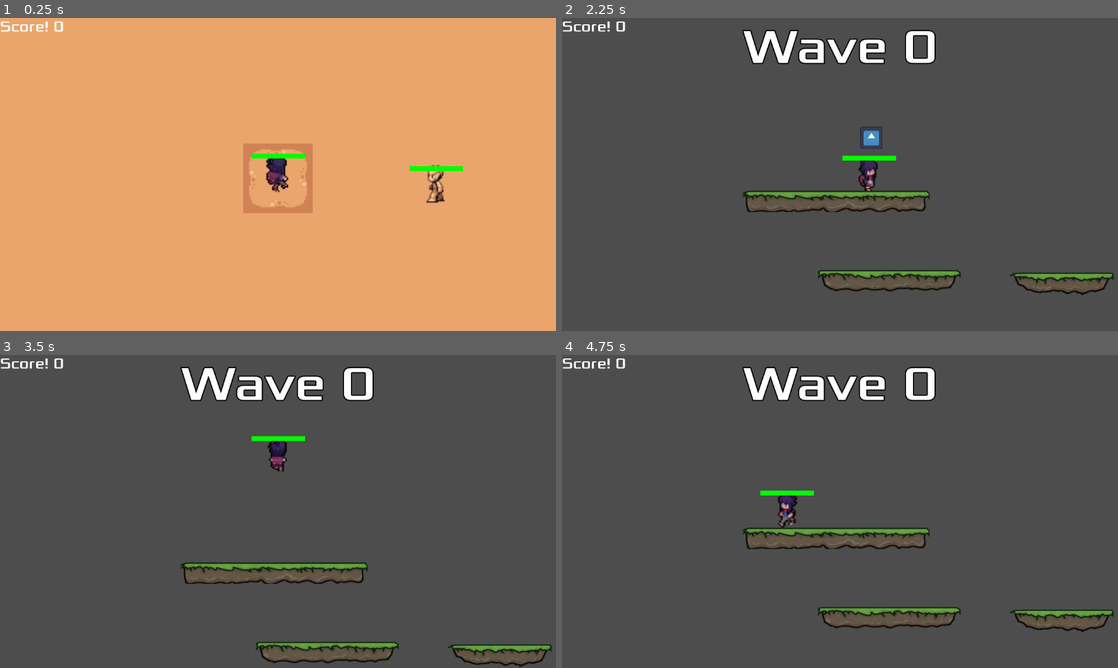
Above: before the commit, frames 1-4 (two rows, left to right).
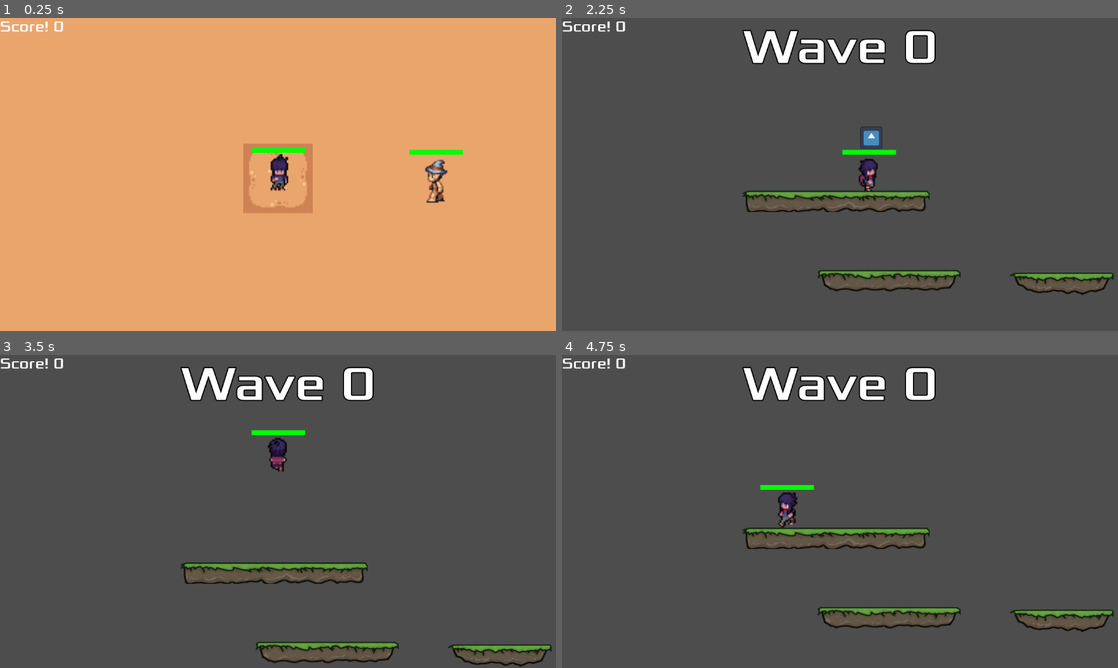
Above: after the commit, the same moments.

Repository: AlfredoAlfredo1313/ProjJogos
Game: Godot game, scene res://Main.tscn
The game is run twice, just before and just after one commit, with the same random seed, the same clock (stepped at 60 frames per second) and the same inputs. The engine's default icon, where the game draws it, is replaced by a stand-in: a white triangle on a blue panel in a dark square.
Inputs (mouse positions are in pixels of both pictures, inside the frame that each line leads up to):
- Up to frame 1 (0.25 s): no input
- Up to frame 2 (2.25 s): move the mouse to (962, 158) at 0.52 s; press the mouse at (962, 158) at 0.53 s; hold D (right) 0.53-1.28 s; move the mouse to (728, 190) at 1.27 s; release the mouse at (728, 190) at 1.28 s; hold S (down) 1.28-2.03 s; tap 2 (go_to_level_2) at 1.35 s; tap Enter at 2 s; move the mouse to (895, 105) at 2.02 s; press the mouse at (895, 105) at 2.03 s; hold D (right) from 2.03 s (still down)
- Up to frame 3 (3.5 s): move the mouse to (250, 574) at 2.77 s; release D (right) at 2.78 s; release the mouse at (250, 574) at 2.78 s; hold W (up) from 2.78 s (still down); tap 2 (go_to_level_2) at 2.85 s
- Up to frame 4 (4.75 s): move the mouse to (1006, 558) at 3.52 s; release W (up) at 3.53 s; press the mouse at (1006, 558) at 3.53 s; hold A (left) from 3.53 s (still down); move the mouse to (673, 464) at 4.27 s; release the mouse at (673, 464) at 4.28 s; tap 2 (go_to_level_2) at 4.35 s

The runs differ from the first frame. In frame 1, 1.0% of the frame differs, in the area x 45-84%, y 41-56%; in frame 2, 0.3%; in frame 3, 0.3%; in frame 4, 0.3%.

Commit message:
Novos Sprites

Diff:
--- a/Inimigos/EnemyShooter.gd
+++ b/Inimigos/EnemyShooter.gd
@@ -8,6 +8,7 @@
 var x:int = 0
 @onready var basic_gun = $BasicGun as IGun
 @onready var sprite = $AnimatedSprite2D
+@onready var chapeu = $ChapeuAnimate
 
 func _process(delta):
 	var direction = (target_point - global_position).normalized()
@@ -26,8 +27,11 @@
 		var dir_name = get_direction_name(direction)
 		if sprite.animation != dir_name:
 			sprite.play(dir_name)
+		if chapeu.animation != dir_name:
+			chapeu.play(dir_name)
 	else:
 		sprite.stop()
+		chapeu.stop()
 
 func get_random_point_near_player(player_position: Vector2, radius: float) -> Vector2:
 	var angle = randf() * TAU
--- a/Inimigos/EnemyShooter.tscn
+++ b/Inimigos/EnemyShooter.tscn
@@ -1,10 +1,11 @@
-[gd_scene load_steps=42 format=3 uid="uid://d1a1emmopr4a5"]
+[gd_scene load_steps=76 format=3 uid="uid://d1a1emmopr4a5"]
 
 [ext_resource type="Script" uid="uid://cbfdknisylbek" path="res://Common/Destructable.gd" id="1_3yf0x"]
 [ext_resource type="Script" uid="uid://cohaxtuojrepf" path="res://Inimigos/EnemyShooter.gd" id="2_y4bpy"]
 [ext_resource type="Texture2D" uid="uid://y6o2ptmn8esj" path="res://Sprites/EnemyWalk/char_a_p1_0bas_humn_v01.png" id="3_amkkg"]
 [ext_resource type="Script" uid="uid://iljegkamfg0y" path="res://Weapons/BasicGun.gd" id="4_1k2nk"]
 [ext_resource type="Shader" uid="uid://1wjb43dlttla" path="res://Common/HealthBar.gdshader" id="4_bxbd2"]
+[ext_resource type="Texture2D" uid="uid://d28802mmjr58j" path="res://Sprites/EnemyWalk/char_a_p1_5hat_pnty_v04.png" id="4_hh0yd"]
 [ext_resource type="PackedScene" uid="uid://ciu6qrhn3f35e" path="res://Weapons/Bullet.tscn" id="5_hh0yd"]
 
 [sub_resource type="RectangleShape2D" id="RectangleShape2D_7fl83"]
@@ -251,6 +252,253 @@
 }, {
 "duration": 1.0,
 "texture": SubResource("AtlasTexture_ecl2i")
+}],
+"loop": true,
+"name": &"up",
+"speed": 5.0
+}]
+
+[sub_resource type="AtlasTexture" id="AtlasTexture_bxbd2"]
+atlas = ExtResource("4_hh0yd")
+region = Rect2(0, 256, 64, 64)
+
+[sub_resource type="AtlasTexture" id="AtlasTexture_1k2nk"]
+atlas = ExtResource("4_hh0yd")
+region = Rect2(64, 256, 64, 64)
+
+[sub_resource type="AtlasTexture" id="AtlasTexture_hh0yd"]
+atlas = ExtResource("4_hh0yd")
+region = Rect2(128, 256, 64, 64)
+
+[sub_resource type="AtlasTexture" id="AtlasTexture_n5h5q"]
+atlas = ExtResource("4_hh0yd")
+region = Rect2(192, 256, 64, 64)
+
+[sub_resource type="AtlasTexture" id="AtlasTexture_1e63o"]
+atlas = ExtResource("4_hh0yd")
+region = Rect2(256, 256, 64, 64)
+
+[sub_resource type="AtlasTexture" id="AtlasTexture_3os1s"]
+atlas = ExtResource("4_hh0yd")
+region = Rect2(320, 256, 64, 64)
+
+[sub_resource type="AtlasTexture" id="AtlasTexture_pgy0h"]
+atlas = ExtResource("4_hh0yd")
+region = Rect2(384, 256, 64, 64)
+
+[sub_resource type="AtlasTexture" id="AtlasTexture_6cc5h"]
+atlas = ExtResource("4_hh0yd")
+region = Rect2(448, 256, 64, 64)
+
+[sub_resource type="AtlasTexture" id="AtlasTexture_d6dr1"]
+atlas = ExtResource("4_hh0yd")
+region = Rect2(0, 448, 64, 64)
+
+[sub_resource type="AtlasTexture" id="AtlasTexture_3pc1r"]
+atlas = ExtResource("4_hh0yd")
+region = Rect2(64, 448, 64, 64)
+
+[sub_resource type="AtlasTexture" id="AtlasTexture_0nq6k"]
+atlas = ExtResource("4_hh0yd")
+region = Rect2(128, 448, 64, 64)
+
+[sub_resource type="AtlasTexture" id="AtlasTexture_p0gny"]
+atlas = ExtResource("4_hh0yd")
+region = Rect2(192, 448, 64, 64)
+
+[sub_resource type="AtlasTexture" id="AtlasTexture_ytrpv"]
+atlas = ExtResource("4_hh0yd")
+region = Rect2(256, 448, 64, 64)
+
+[sub_resource type="AtlasTexture" id="AtlasTexture_5a2cg"]
+atlas = ExtResource("4_hh0yd")
+region = Rect2(320, 448, 64, 64)
+
+[sub_resource type="AtlasTexture" id="AtlasTexture_00flx"]
+atlas = ExtResource("4_hh0yd")
+region = Rect2(384, 448, 64, 64)
+
+[sub_resource type="AtlasTexture" id="AtlasTexture_j5vqm"]
+atlas = ExtResource("4_hh0yd")
+region = Rect2(448, 448, 64, 64)
+
+[sub_resource type="AtlasTexture" id="AtlasTexture_qc35l"]
+atlas = ExtResource("4_hh0yd")
+region = Rect2(0, 384, 64, 64)
+
+[sub_resource type="AtlasTexture" id="AtlasTexture_in317"]
+atlas = ExtResource("4_hh0yd")
+region = Rect2(64, 384, 64, 64)
+
+[sub_resource type="AtlasTexture" id="AtlasTexture_gq12h"]
+atlas = ExtResource("4_hh0yd")
+region = Rect2(128, 384, 64, 64)
+
+[sub_resource type="AtlasTexture" id="AtlasTexture_raf42"]
+atlas = ExtResource("4_hh0yd")
+region = Rect2(192, 384, 64, 64)
+
+[sub_resource type="AtlasTexture" id="AtlasTexture_ulejr"]
+atlas = ExtResource("4_hh0yd")
+region = Rect2(256, 384, 64, 64)
+
+[sub_resource type="AtlasTexture" id="AtlasTexture_ersxi"]
+atlas = ExtResource("4_hh0yd")
+region = Rect2(320, 384, 64, 64)
+
+[sub_resource type="AtlasTexture" id="AtlasTexture_4fqga"]
+atlas = ExtResource("4_hh0yd")
+region = Rect2(384, 384, 64, 64)
+
+[sub_resource type="AtlasTexture" id="AtlasTexture_2tjni"]
+atlas = ExtResource("4_hh0yd")
+region = Rect2(448, 384, 64, 64)
+
+[sub_resource type="AtlasTexture" id="AtlasTexture_14jtw"]
+atlas = ExtResource("4_hh0yd")
+region = Rect2(0, 320, 64, 64)
+
+[sub_resource type="AtlasTexture" id="AtlasTexture_fcc7i"]
+atlas = ExtResource("4_hh0yd")
+region = Rect2(64, 320, 64, 64)
+
+[sub_resource type="AtlasTexture" id="AtlasTexture_kj0et"]
+atlas = ExtResource("4_hh0yd")
+region = Rect2(128, 320, 64, 64)
+
+[sub_resource type="AtlasTexture" id="AtlasTexture_8ae3t"]
+atlas = ExtResource("4_hh0yd")
+region = Rect2(192, 320, 64, 64)
+
+[sub_resource type="AtlasTexture" id="AtlasTexture_y6eht"]
+atlas = ExtResource("4_hh0yd")
+region = Rect2(256, 320, 64, 64)
+
+[sub_resource type="AtlasTexture" id="AtlasTexture_04vxa"]
+atlas = ExtResource("4_hh0yd")
+region = Rect2(320, 320, 64, 64)
+
+[sub_resource type="AtlasTexture" id="AtlasTexture_63ynt"]
+atlas = ExtResource("4_hh0yd")
+region = Rect2(384, 320, 64, 64)
+
+[sub_resource type="AtlasTexture" id="AtlasTexture_er77k"]
+atlas = ExtResource("4_hh0yd")
+region = Rect2(448, 320, 64, 64)
+
+[sub_resource type="SpriteFrames" id="SpriteFrames_n5h5q"]
+animations = [{
+"frames": [{
+"duration": 1.0,
+"texture": SubResource("AtlasTexture_bxbd2")
+}, {
+"duration": 1.0,
+"texture": SubResource("AtlasTexture_1k2nk")
+}, {
+"duration": 1.0,
+"texture": SubResource("AtlasTexture_hh0yd")
+}, {
+"duration": 1.0,
+"texture": SubResource("AtlasTexture_n5h5q")
+}, {
+"duration": 1.0,
+"texture": SubResource("AtlasTexture_1e63o")
+}, {
+"duration": 1.0,
+"texture": SubResource("AtlasTexture_3os1s")
+}, {
+"duration": 1.0,
+"texture": SubResource("AtlasTexture_pgy0h")
+}, {
+"duration": 1.0,
+"texture": SubResource("AtlasTexture_6cc5h")
+}],
+"loop": true,
+"name": &"down",
+"speed": 5.0
+}, {
+"frames": [{
+"duration": 1.0,
+"texture": SubResource("AtlasTexture_d6dr1")
+}, {
+"duration": 1.0,
+"texture": SubResource("AtlasTexture_3pc1r")
+}, {
+"duration": 1.0,
+"texture": SubResource("AtlasTexture_0nq6k")
+}, {
+"duration": 1.0,
+"texture": SubResource("AtlasTexture_p0gny")
+}, {
+"duration": 1.0,
+"texture": SubResource("AtlasTexture_ytrpv")
+}, {
+"duration": 1.0,
+"texture": SubResource("AtlasTexture_5a2cg")
+}, {
+"duration": 1.0,
+"texture": SubResource("AtlasTexture_00flx")
+}, {
+"duration": 1.0,
+"texture": SubResource("AtlasTexture_j5vqm")
+}],
+"loop": true,
+"name": &"left",
+"speed": 5.0
+}, {
+"frames": [{
+"duration": 1.0,
+"texture": SubResource("AtlasTexture_qc35l")
+}, {
+"duration": 1.0,
+"texture": SubResource("AtlasTexture_in317")
+}, {
+"duration": 1.0,
+"texture": SubResource("AtlasTexture_gq12h")
+}, {
+"duration": 1.0,
+"texture": SubResource("AtlasTexture_raf42")
+}, {
+"duration": 1.0,
+"texture": SubResource("AtlasTexture_ulejr")
+}, {
+"duration": 1.0,
+"texture": SubResource("AtlasTexture_ersxi")
+}, {
+"duration": 1.0,
+"texture": SubResource("AtlasTexture_4fqga")
+}, {
+"duration": 1.0,
+"texture": SubResource("AtlasTexture_2tjni")
+}],
+"loop": true,
+"name": &"right",
+"speed": 5.0
+}, {
+"frames": [{
+"duration": 1.0,
+"texture": SubResource("AtlasTexture_14jtw")
+}, {
+"duration": 1.0,
+"texture": SubResource("AtlasTexture_fcc7i")
+}, {
+"duration": 1.0,
+"texture": SubResource("AtlasTexture_kj0et")
+}, {
+"duration": 1.0,
+"texture": SubResource("AtlasTexture_8ae3t")
+}, {
+"duration": 1.0,
+"texture": SubResource("AtlasTexture_y6eht")
+}, {
+"duration": 1.0,
+"texture": SubResource("AtlasTexture_04vxa")
+}, {
+"duration": 1.0,
+"texture": SubResource("AtlasTexture_63ynt")
+}, {
+"duration": 1.0,
+"texture": SubResource("AtlasTexture_er77k")
 }],
 "loop": true,
 "name": &"up",
@@ -281,6 +529,12 @@
 sprite_frames = SubResource("SpriteFrames_46lft")
 animation = &"left"
 
+[node name="ChapeuAnimate" type="AnimatedSprite2D" parent="CollisionShape2D"]
+position = Vector2(2, -0.5)
+scale = Vector2(2.67, 2.67)
+sprite_frames = SubResource("SpriteFrames_n5h5q")
+animation = &"left"
+
 [node name="BasicGun" type="Node2D" parent="CollisionShape2D"]
 script = ExtResource("4_1k2nk")
 bullet = ExtResource("5_hh0yd")
@@ -289,9 +543,9 @@
 [node name="ColorRect" type="ColorRect" parent="."]
 material = SubResource("ShaderMaterial_2p5hl")
 offset_left = -55.0
-offset_top = -43.0
+offset_top = -77.0
 offset_right = 56.0
-offset_bottom = -33.0
+offset_bottom = -67.0
 color = Color(0, 0, 0, 1)
 
 [node name="Timer" type="Timer" parent="."]
--- a/Player/AnimPlayer.gd
+++ b/Player/AnimPlayer.gd
@@ -28,32 +28,37 @@
 			apply_knockback(pos)
 	)
 
+var last_dir_name := "down"  # Direção inicial padrão
 func animate_side():
 	var dir = velocity.normalized()
 
+	# Jogador parado
 	if dir == Vector2.ZERO:
-		sprite.stop()
+		sprite.play("idle_" + last_dir_name)
 		return
 
+	# Jogador se movendo
 	if dir.y < -0.5:
 		if dir.x < -0.5:
-			sprite.play("left_up")
+			last_dir_name = "left_up"
 		elif dir.x > 0.5:
-			sprite.play("right_up")
+			last_dir_name = "right_up"
 		else:
-			sprite.play("up")
+			last_dir_name = "up"
 	elif dir.y > 0.5:
 		if dir.x < -0.5:
-			sprite.play("left_down")
+			last_dir_name = "left_down"
 		elif dir.x > 0.5:
-			sprite.play("right_down")
+			last_dir_name = "right_down"
 		else:
-			sprite.play("down")
+			last_dir_name = "down"
 	else:
 		if dir.x < 0:
-			sprite.play("left_down")
+			last_dir_name = "left_down"
 		else:
-			sprite.play("right_down")
+			last_dir_name = "right_down"
+
+	sprite.play(last_dir_name)
 
 func get_side_input():
 	velocity.x = 0
--- a/Player/AnimPlayer.tscn
+++ b/Player/AnimPlayer.tscn
@@ -6,14 +6,20 @@
 [ext_resource type="AudioStream" uid="uid://d12aaump7v4xs" path="res://SFX/jump1.ogg" id="3_2n4i2"]
 [ext_resource type="Texture2D" uid="uid://p8sbuorjaef6" path="res://Sprites/PlayerWalk/walk_left_down.png" id="3_4mpka"]
 [ext_resource type="Texture2D" uid="uid://bu54ferqhqr7o" path="res://Sprites/PlayerWalk/walk_up.png" id="3_p75ea"]
+[ext_resource type="Texture2D" uid="uid://dqkl12la5pr5b" path="res://Sprites/PlayerWalk/idle_down.png" id="3_xygvm"]
 [ext_resource type="Script" uid="uid://iljegkamfg0y" path="res://Weapons/BasicGun.gd" id="4_3q168"]
 [ext_resource type="Texture2D" uid="uid://c3m0g3v8uek3d" path="res://Sprites/PlayerWalk/walk_right_down.png" id="4_13v4u"]
 [ext_resource type="Texture2D" uid="uid://bxw21smo6g068" path="res://Sprites/PlayerWalk/walk_left_up.png" id="4_gsndo"]
+[ext_resource type="Texture2D" uid="uid://dl4maanvqyilg" path="res://Sprites/PlayerWalk/idle_left_down.png" id="4_jh8iy"]
 [ext_resource type="PackedScene" uid="uid://ciu6qrhn3f35e" path="res://Weapons/Bullet.tscn" id="5_n20f4"]
+[ext_resource type="Texture2D" uid="uid://bh7rpghls8y8q" path="res://Sprites/PlayerWalk/idle_left_up.png" id="5_vadok"]
 [ext_resource type="Texture2D" uid="uid://cewc6grdqh1je" path="res://Sprites/PlayerWalk/walk_right_up.png" id="6_6gat8"]
 [ext_resource type="Script" uid="uid://c37wddtn7w0e0" path="res://Weapons/Lock_on_gun.gd" id="6_n20f4"]
+[ext_resource type="Texture2D" uid="uid://bemwhgy8ickdu" path="res://Sprites/PlayerWalk/idle_right_down.png" id="6_y1w5g"]
 [ext_resource type="Shader" uid="uid://1wjb43dlttla" path="res://Common/HealthBar.gdshader" id="7_v1a1l"]
+[ext_resource type="Texture2D" uid="uid://cfxveaih0e24j" path="res://Sprites/PlayerWalk/idle_right_up.png" id="7_w0qta"]
 [ext_resource type="Script" uid="uid://cbfdknisylbek" path="res://Common/Destructable.gd" id="8_0qryd"]
+[ext_resource type="Texture2D" uid="uid://dyeyfeywqbtvo" path="res://Sprites/PlayerWalk/idle_up.png" id="8_2k3gs"]
 
 [sub_resource type="AtlasTexture" id="AtlasTexture_gsndo"]
 atlas = ExtResource("2_ujrku")
@@ -47,6 +53,198 @@
 atlas = ExtResource("2_ujrku")
 region = Rect2(336, 0, 48, 64)
 
+[sub_resource type="AtlasTexture" id="AtlasTexture_yfh5n"]
+atlas = ExtResource("3_xygvm")
+region = Rect2(0, 0, 48, 64)
+
+[sub_resource type="AtlasTexture" id="AtlasTexture_v1hn6"]
+atlas = ExtResource("3_xygvm")
+region = Rect2(48, 0, 48, 64)
+
+[sub_resource type="AtlasTexture" id="AtlasTexture_dh3mg"]
+atlas = ExtResource("3_xygvm")
+region = Rect2(96, 0, 48, 64)
+
+[sub_resource type="AtlasTexture" id="AtlasTexture_nsele"]
+atlas = ExtResource("3_xygvm")
+region = Rect2(144, 0, 48, 64)
+
+[sub_resource type="AtlasTexture" id="AtlasTexture_cp74p"]
+atlas = ExtResource("3_xygvm")
+region = Rect2(192, 0, 48, 64)
+
+[sub_resource type="AtlasTexture" id="AtlasTexture_ow1p2"]
+atlas = ExtResource("3_xygvm")
+region = Rect2(240, 0, 48, 64)
+
+[sub_resource type="AtlasTexture" id="AtlasTexture_dukrn"]
+atlas = ExtResource("3_xygvm")
+region = Rect2(288, 0, 48, 64)
+
+[sub_resource type="AtlasTexture" id="AtlasTexture_7sxeb"]
+atlas = ExtResource("3_xygvm")
+region = Rect2(336, 0, 48, 64)
+
+[sub_resource type="AtlasTexture" id="AtlasTexture_q3ogy"]
+atlas = ExtResource("4_jh8iy")
+region = Rect2(0, 0, 48, 64)
+
+[sub_resource type="AtlasTexture" id="AtlasTexture_xktln"]
+atlas = ExtResource("4_jh8iy")
+region = Rect2(48, 0, 48, 64)
+
+[sub_resource type="AtlasTexture" id="AtlasTexture_d10ne"]
+atlas = ExtResource("4_jh8iy")
+region = Rect2(96, 0, 48, 64)
+
+[sub_resource type="AtlasTexture" id="AtlasTexture_kwhr3"]
+atlas = ExtResource("4_jh8iy")
+region = Rect2(144, 0, 48, 64)
+
+[sub_resource type="AtlasTexture" id="AtlasTexture_6hf23"]
+atlas = ExtResource("4_jh8iy")
+region = Rect2(192, 0, 48, 64)
+
+[sub_resource type="AtlasTexture" id="AtlasTexture_ewjxs"]
+atlas = ExtResource("4_jh8iy")
+region = Rect2(240, 0, 48, 64)
+
+[sub_resource type="AtlasTexture" id="AtlasTexture_buv6d"]
+atlas = ExtResource("4_jh8iy")
+region = Rect2(288, 0, 48, 64)
+
+[sub_resource type="AtlasTexture" id="AtlasTexture_73gqq"]
+atlas = ExtResource("4_jh8iy")
+region = Rect2(336, 0, 48, 64)
+
+[sub_resource type="AtlasTexture" id="AtlasTexture_e50sh"]
+atlas = ExtResource("5_vadok")
+region = Rect2(0, 0, 48, 64)
+
+[sub_resource type="AtlasTexture" id="AtlasTexture_0ecqp"]
+atlas = ExtResource("5_vadok")
+region = Rect2(48, 0, 48, 64)
+
+[sub_resource type="AtlasTexture" id="AtlasTexture_c5j34"]
+atlas = ExtResource("5_vadok")
+region = Rect2(96, 0, 48, 64)
+
+[sub_resource type="AtlasTexture" id="AtlasTexture_whjb7"]
+atlas = ExtResource("5_vadok")
+region = Rect2(144, 0, 48, 64)
+
+[sub_resource type="AtlasTexture" id="AtlasTexture_yg5sd"]
+atlas = ExtResource("5_vadok")
+region = Rect2(192, 0, 48, 64)
+
+[sub_resource type="AtlasTexture" id="AtlasTexture_2i8hp"]
+atlas = ExtResource("5_vadok")
+region = Rect2(240, 0, 48, 64)
+
+[sub_resource type="AtlasTexture" id="AtlasTexture_4nbkj"]
+atlas = ExtResource("5_vadok")
+region = Rect2(288, 0, 48, 64)
+
+[sub_resource type="AtlasTexture" id="AtlasTexture_dv521"]
+atlas = ExtResource("5_vadok")
+region = Rect2(336, 0, 48, 64)
+
+[sub_resource type="AtlasTexture" id="AtlasTexture_6822s"]
+atlas = ExtResource("6_y1w5g")
+region = Rect2(0, 0, 48, 64)
+
+[sub_resource type="AtlasTexture" id="AtlasTexture_dtxtf"]
+atlas = ExtResource("6_y1w5g")
+region = Rect2(48, 0, 48, 64)
+
+[sub_resource type="AtlasTexture" id="AtlasTexture_y6rch"]
+atlas = ExtResource("6_y1w5g")
+region = Rect2(96, 0, 48, 64)
+
+[sub_resource type="AtlasTexture" id="AtlasTexture_sjxvs"]
+atlas = ExtResource("6_y1w5g")
+region = Rect2(144, 0, 48, 64)
+
+[sub_resource type="AtlasTexture" id="AtlasTexture_f32dn"]
+atlas = ExtResource("6_y1w5g")
+region = Rect2(192, 0, 48, 64)
+
+[sub_resource type="AtlasTexture" id="AtlasTexture_wu7kr"]
+atlas = ExtResource("6_y1w5g")
+region = Rect2(240, 0, 48, 64)
+
+[sub_resource type="AtlasTexture" id="AtlasTexture_qbean"]
+atlas = ExtResource("6_y1w5g")
+region = Rect2(288, 0, 48, 64)
+
+[sub_resource type="AtlasTexture" id="AtlasTexture_nnmuj"]
+atlas = ExtResource("6_y1w5g")
+region = Rect2(336, 0, 48, 64)
+
+[sub_resource type="AtlasTexture" id="AtlasTexture_v204n"]
+atlas = ExtResource("7_w0qta")
+region = Rect2(0, 0, 48, 64)
+
+[sub_resource type="AtlasTexture" id="AtlasTexture_ph6q1"]
+atlas = ExtResource("7_w0qta")
+region = Rect2(48, 0, 48, 64)
+
+[sub_resource type="AtlasTexture" id="AtlasTexture_bmiwd"]
+atlas = ExtResource("7_w0qta")
+region = Rect2(96, 0, 48, 64)
+
+[sub_resource type="AtlasTexture" id="AtlasTexture_ja2j7"]
+atlas = ExtResource("7_w0qta")
+region = Rect2(144, 0, 48, 64)
+
+[sub_resource type="AtlasTexture" id="AtlasTexture_p1qg1"]
+atlas = ExtResource("7_w0qta")
+region = Rect2(192, 0, 48, 64)
+
+[sub_resource type="AtlasTexture" id="AtlasTexture_85iv5"]
+atlas = ExtResource("7_w0qta")
+region = Rect2(240, 0, 48, 64)
+
+[sub_resource type="AtlasTexture" id="AtlasTexture_wswc0"]
+atlas = ExtResource("7_w0qta")
+region = Rect2(288, 0, 48, 64)
+
+[sub_resource type="AtlasTexture" id="AtlasTexture_idyo6"]
+atlas = ExtResource("7_w0qta")
+region = Rect2(336, 0, 48, 64)
+
+[sub_resource type="AtlasTexture" id="AtlasTexture_j6roe"]
+atlas = ExtResource("8_2k3gs")
+region = Rect2(0, 0, 48, 64)
+
+[sub_resource type="AtlasTexture" id="AtlasTexture_7j0gi"]
+atlas = ExtResource("8_2k3gs")
+region = Rect2(48, 0, 48, 64)
+
+[sub_resource type="AtlasTexture" id="AtlasTexture_3rqbc"]
+atlas = ExtResource("8_2k3gs")
+region = Rect2(96, 0, 48, 64)
+
+[sub_resource type="AtlasTexture" id="AtlasTexture_ficn6"]
+atlas = ExtResource("8_2k3gs")
+region = Rect2(144, 0, 48, 64)
+
+[sub_resource type="AtlasTexture" id="AtlasTexture_yayav"]
+atlas = ExtResource("8_2k3gs")
+region = Rect2(192, 0, 48, 64)
+
+[sub_resource type="AtlasTexture" id="AtlasTexture_cacse"]
+atlas = ExtResource("8_2k3gs")
+region = Rect2(240, 0, 48, 64)
+
+[sub_resource type="AtlasTexture" id="AtlasTexture_vexb3"]
+atlas = ExtResource("8_2k3gs")
+region = Rect2(288, 0, 48, 64)
+
+[sub_resource type="AtlasTexture" id="AtlasTexture_80l0c"]
+atlas = ExtResource("8_2k3gs")
+region = Rect2(336, 0, 48, 64)
+
 [sub_resource type="AtlasTexture" id="AtlasTexture_y1w5g"]
 atlas = ExtResource("3_4mpka")
 region = Rect2(0, 0, 48, 64)
@@ -236,6 +434,180 @@
 }],
 "loop": true,
 "name": &"down",
+"speed": 5.0
+}, {
+"frames": [{
+"duration": 0.4,
+"texture": SubResource("AtlasTexture_yfh5n")
+}, {
+"duration": 1.0,
+"texture": SubResource("AtlasTexture_v1hn6")
+}, {
+"duration": 1.0,
+"texture": SubResource("AtlasTexture_dh3mg")
+}, {
+"duration": 1.0,
+"texture": SubResource("AtlasTexture_nsele")
+}, {
+"duration": 1.0,
+"texture": SubResource("AtlasTexture_cp74p")
+}, {
+"duration": 1.0,
+"texture": SubResource("AtlasTexture_ow1p2")
+}, {
+"duration": 1.0,
+"texture": SubResource("AtlasTexture_dukrn")
+}, {
+"duration": 1.0,
+"texture": SubResource("AtlasTexture_7sxeb")
+}],
+"loop": true,
+"name": &"idle_down",
+"speed": 5.0
+}, {
+"frames": [{
+"duration": 0.4,
+"texture": SubResource("AtlasTexture_q3ogy")
+}, {
+"duration": 1.0,
+"texture": SubResource("AtlasTexture_xktln")
+}, {
+"duration": 1.0,
+"texture": SubResource("AtlasTexture_d10ne")
+}, {
+"duration": 1.0,
+"texture": SubResource("AtlasTexture_kwhr3")
+}, {
+"duration": 1.0,
+"texture": SubResource("AtlasTexture_6hf23")
+}, {
+"duration": 1.0,
+"texture": SubResource("AtlasTexture_ewjxs")
+}, {
+"duration": 1.0,
+"texture": SubResource("AtlasTexture_buv6d")
+}, {
+"duration": 1.0,
+"texture": SubResource("AtlasTexture_73gqq")
+}],
+"loop": true,
+"name": &"idle_left_down",
+"speed": 5.0
+}, {
+"frames": [{
+"duration": 0.4,
+"texture": SubResource("AtlasTexture_e50sh")
+}, {
+"duration": 1.0,
+"texture": SubResource("AtlasTexture_0ecqp")
+}, {
+"duration": 1.0,
+"texture": SubResource("AtlasTexture_c5j34")
+}, {
+"duration": 1.0,
+"texture": SubResource("AtlasTexture_whjb7")
+}, {
+"duration": 1.0,
+"texture": SubResource("AtlasTexture_yg5sd")
+}, {
+"duration": 1.0,
+"texture": SubResource("AtlasTexture_2i8hp")
+}, {
+"duration": 1.0,
+"texture": SubResource("AtlasTexture_4nbkj")
+}, {
+"duration": 1.0,
+"texture": SubResource("AtlasTexture_dv521")
+}],
+"loop": true,
+"name": &"idle_left_up",
+"speed": 5.0
+}, {
+"frames": [{
+"duration": 0.4,
+"texture": SubResource("AtlasTexture_6822s")
+}, {
+"duration": 1.0,
+"texture": SubResource("AtlasTexture_dtxtf")
+}, {
+"duration": 1.0,
+"texture": SubResource("AtlasTexture_y6rch")
+}, {
+"duration": 1.0,
+"texture": SubResource("AtlasTexture_sjxvs")
+}, {
+"duration": 1.0,
+"texture": SubResource("AtlasTexture_f32dn")
+}, {
+"duration": 1.0,
+"texture": SubResource("AtlasTexture_wu7kr")
+}, {
+"duration": 1.0,
+"texture": SubResource("AtlasTexture_qbean")
+}, {
+"duration": 1.0,
+"texture": SubResource("AtlasTexture_nnmuj")
+}],
+"loop": true,
+"name": &"idle_right_down",
+"speed": 5.0
+}, {
+"frames": [{
+"duration": 1.0,
+"texture": SubResource("AtlasTexture_v204n")
+}, {
+"duration": 1.0,
+"texture": SubResource("AtlasTexture_ph6q1")
+}, {
+"duration": 1.0,
+"texture": SubResource("AtlasTexture_bmiwd")
+}, {
+"duration": 1.0,
+"texture": SubResource("AtlasTexture_ja2j7")
+}, {
+"duration": 1.0,
+"texture": SubResource("AtlasTexture_p1qg1")
+}, {
+"duration": 1.0,
+"texture": SubResource("AtlasTexture_85iv5")
+}, {
+"duration": 1.0,
+"texture": SubResource("AtlasTexture_wswc0")
+}, {
+"duration": 1.0,
+"texture": SubResource("AtlasTexture_idyo6")
+}],
+"loop": true,
+"name": &"idle_right_up",
+"speed": 5.0
+}, {
+"frames": [{
+"duration": 1.0,
+"texture": SubResource("AtlasTexture_j6roe")
+}, {
+"duration": 1.0,
+"texture": SubResource("AtlasTexture_7j0gi")
+}, {
+"duration": 1.0,
+"texture": SubResource("AtlasTexture_3rqbc")
+}, {
+"duration": 1.0,
+"texture": SubResource("AtlasTexture_ficn6")
+}, {
+"duration": 1.0,
+"texture": SubResource("AtlasTexture_yayav")
+}, {
+"duration": 1.0,
+"texture": SubResource("AtlasTexture_cacse")
+}, {
+"duration": 1.0,
+"texture": SubResource("AtlasTexture_vexb3")
+}, {
+"duration": 1.0,
+"texture": SubResource("AtlasTexture_80l0c")
+}],
+"loop": true,
+"name": &"idle_up",
 "speed": 5.0
 }, {
 "frames": [{
@@ -404,7 +776,7 @@
 [node name="PlayerSprite" type="AnimatedSprite2D" parent="."]
 scale = Vector2(3, 3)
 sprite_frames = SubResource("SpriteFrames_efikj")
-animation = &"right_up"
+animation = &"idle_up"
 script = ExtResource("3_0qryd")
 
 [node name="CollisionShape2D" type="CollisionShape2D" parent="."]
@@ -437,9 +809,9 @@
 [node name="ColorRect" type="ColorRect" parent="Vida"]
 material = SubResource("ShaderMaterial_p75ea")
 offset_left = -55.0
-offset_top = -43.0
+offset_top = -55.0
 offset_right = 56.0
-offset_bottom = -33.0
+offset_bottom = -45.0
 color = Color(0, 0, 0, 1)
 
 [node name="LockOnGun" type="Node2D" parent="."]
Not shown: 1 places in Player/AnimPlayer.tscn that only renumber resources
Binary file added: Sprites/EnemyWalk/char_a_p1_5hat_pnty_v04.png
Not shown, added: Sprites/EnemyWalk/char_a_p1_5hat_pnty_v04.png.import
Binary file added: Sprites/PlayerWalk/idle_down.png
Not shown, added: Sprites/PlayerWalk/idle_down.png.import
Binary file added: Sprites/PlayerWalk/idle_left_down.png
Not shown, added: Sprites/PlayerWalk/idle_left_down.png.import
Binary file added: Sprites/PlayerWalk/idle_left_up.png
Not shown, added: Sprites/PlayerWalk/idle_left_up.png.import
Binary file added: Sprites/PlayerWalk/idle_right_down.png
Not shown, added: Sprites/PlayerWalk/idle_right_down.png.import
Binary file added: Sprites/PlayerWalk/idle_right_up.png
(and 3 more such lines)
